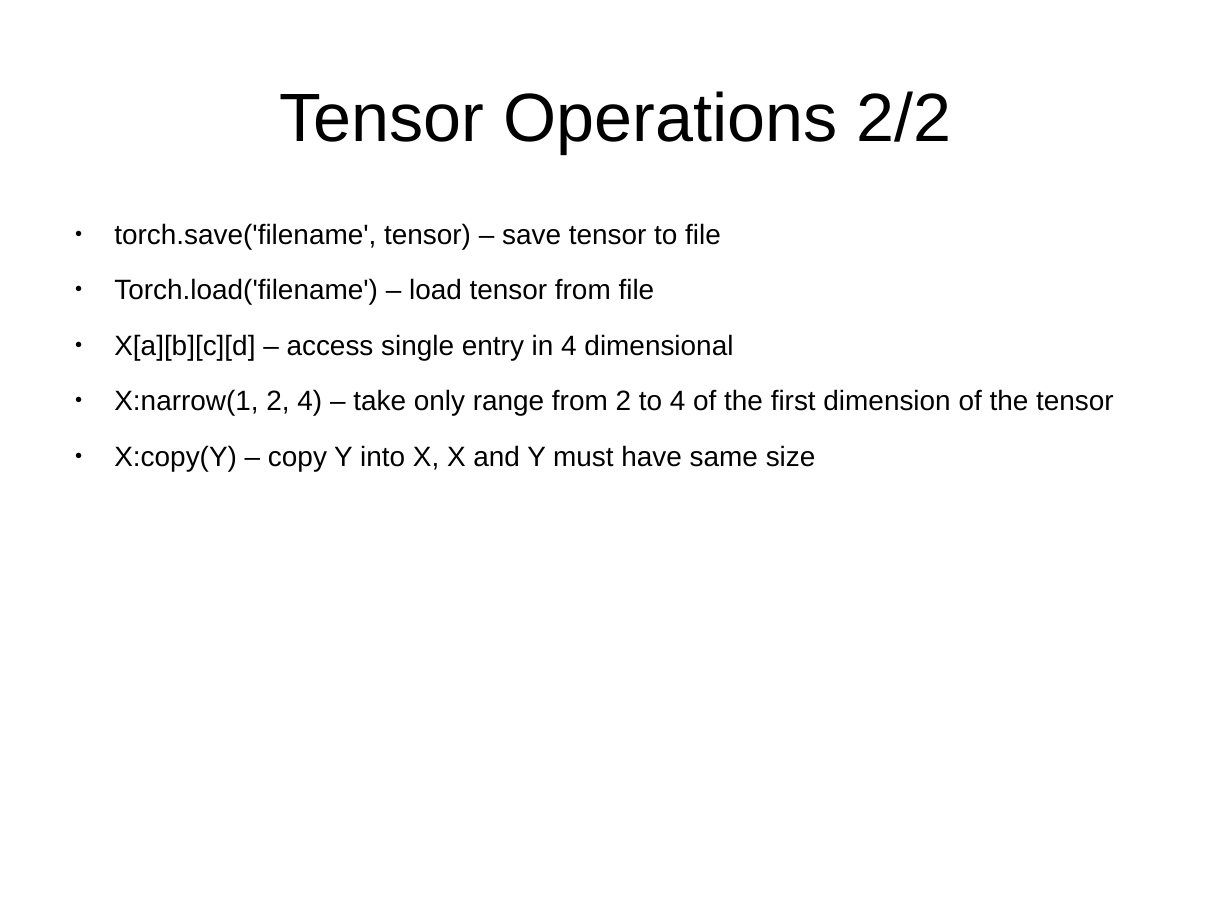
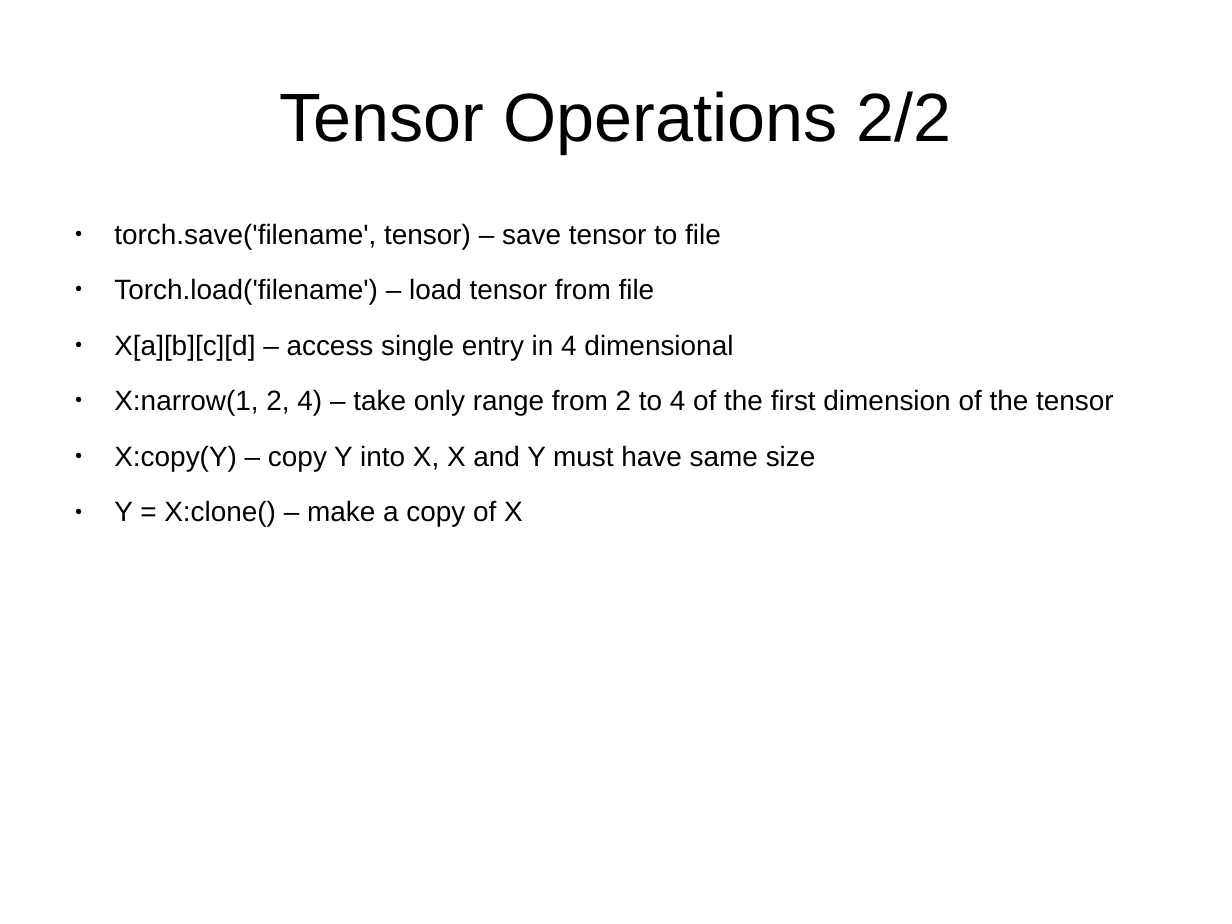
Before and after one commit to mbojarski/Tutorials, a slide deck: slide 5 of Tutorial.odp. Drawn at 1232x924 pixels with LibreOffice and Linux fonts; fonts in the diff are those of the drawing. Boxes give left, top, right and bottom in pixels: in the first picture for what was removed or moved away, otherwise in the second. Text is boxed around its words. In the diff, an @@ line names an element or a change of style, - is before the commit and + after.

Commit message:
updated slides

```diff
--- a/Tutorial.odp
+++ b/Tutorial.odp
@@ text at bbox=[114, 500, 523, 527]: paragraph added @@
+● Y = X:clone() – make a copy of X
```
Also in this commit, not shown: 1 other slide changed, 1 other file.
